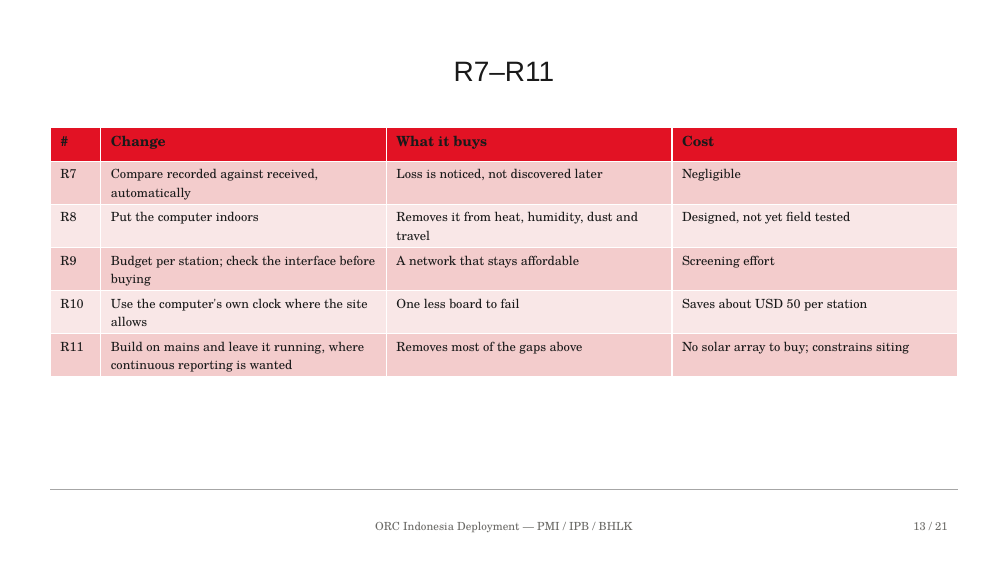
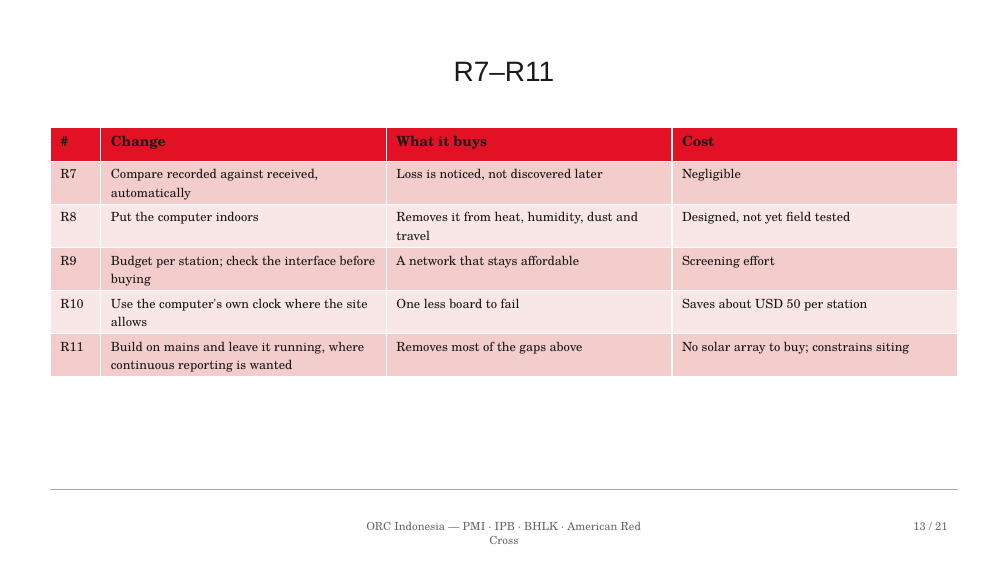
Before and after one commit to tom-jordan23/openrivercam, a slide deck: slide 13 of spring_2026_ID/docs/pdf/REPLICATION_RECOMMENDATIONS_BRIEFING.pptx. Drawn at 1008x567 pixels with LibreOffice and Linux fonts; fonts in the diff are those of the drawing; background and template pictures are left out. Boxes give left, top, right and bottom in pixels: in the first picture for what was removed or moved away, otherwise in the second. Text is boxed around its words. In the diff, an @@ line names an element or a change of style, - is before the commit and + after.

```diff
--- a/spring_2026_ID/docs/pdf/REPLICATION_RECOMMENDATIONS_BRIEFING.pptx
+++ b/spring_2026_ID/docs/pdf/REPLICATION_RECOMMENDATIONS_BRIEFING.pptx
@@ text at (366, 522, 641, 544): text changed @@
-ORC Indonesia Deployment — PMI / IPB / BHLK
+ORC Indonesia — PMI · IPB · BHLK · American Red Cross
```
Also in this commit, not shown: 20 other slides changed, 7 other files.
